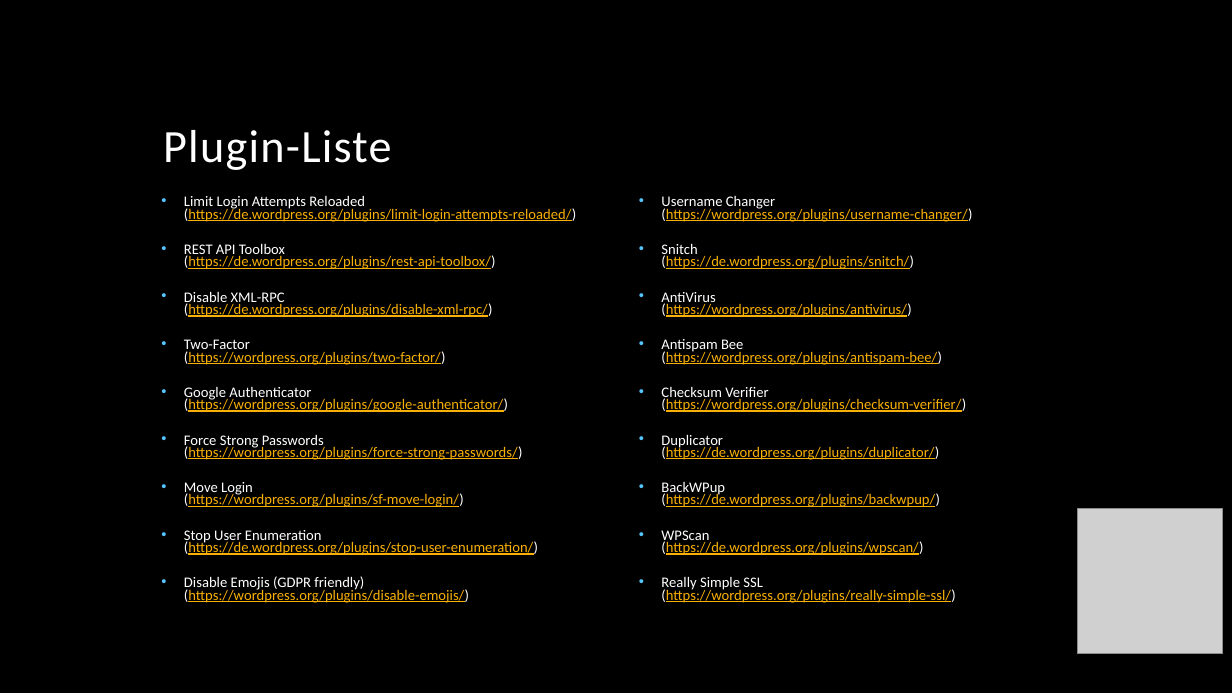
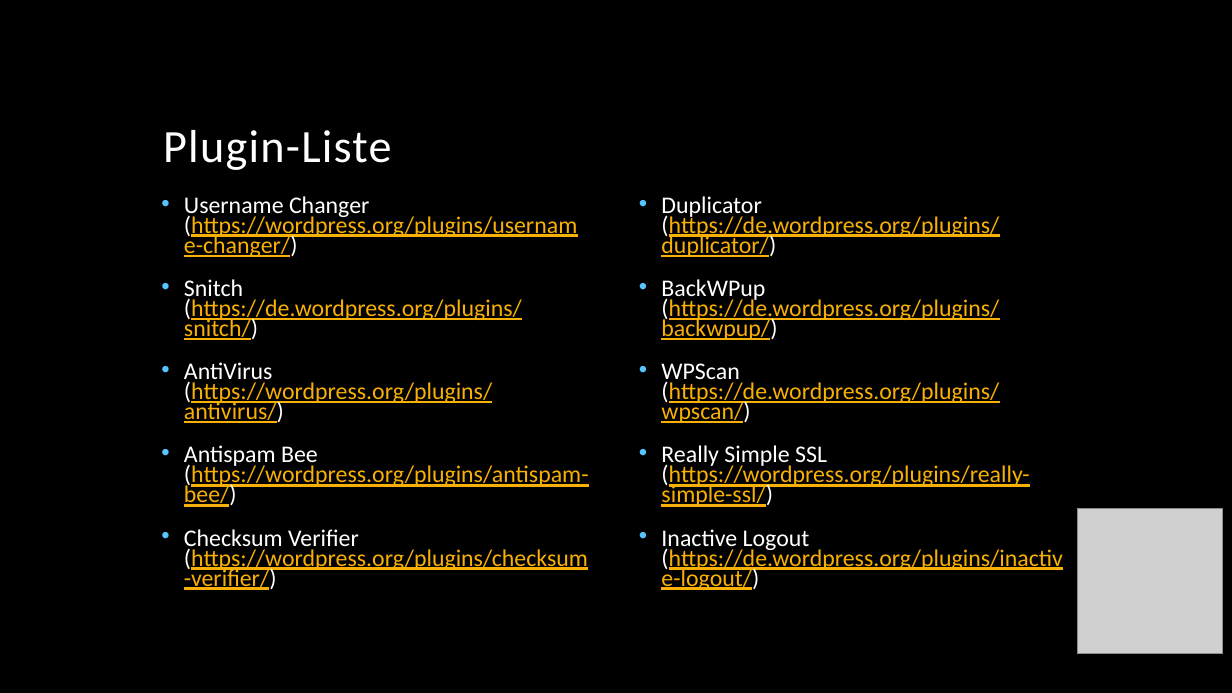
Before and after one commit to fschmittlein/wp-meetup, a slide deck: slide 16 of WPM Nürnberg - WordPress-Sicherheit.pptx (slide 12 before the commit). Drawn at 1232x693 pixels with LibreOffice and Linux fonts; fonts in the diff are those of the drawing; grey boxes stand for pictures; background and template pictures are left out. Boxes give left, top, right and bottom in pixels: in the first picture for what was removed or moved away, otherwise in the second. Text is boxed around its words. In the diff, an @@ line names an element or a change of style, - is before the commit and + after.

Commit message:
Small Update

```diff
--- a/WPM Nürnberg - WordPress-Sicherheit.pptx
+++ b/WPM Nürnberg - WordPress-Sicherheit.pptx
@@ text at [184,196,589,590]: text changed; size 11.4 to 18.6 pt @@
-• Limit Login Attempts Reloaded
-  (https://de.wordpress.org/plugins/limit-login-attempts-reloaded/)
-• REST API Toolbox
-  (https://de.wordpress.org/plugins/rest-api-toolbox/)
-• Disable XML-RPC
-  (https://de.wordpress.org/plugins/disable-xml-rpc/)
-• Two-Factor
-  (https://wordpress.org/plugins/two-factor/)
-• Google Authenticator
-  (https://wordpress.org/plugins/google-authenticator/)
-• Force Strong Passwords
-  (https://wordpress.org/plugins/force-strong-passwords/)
-• Move Login
-  (https://wordpress.org/plugins/sf-move-login/)
-• Stop User Enumeration
-  (https://de.wordpress.org/plugins/stop-user-enumeration/)
-• Disable Emojis (GDPR friendly)
-  (https://wordpress.org/plugins/disable-emojis/)
+• Username Changer
+  (https://wordpress.org/plugins/username-changer/)
+• Snitch
+  (https://de.wordpress.org/plugins/snitch/)
+• AntiVirus
+  (https://wordpress.org/plugins/antivirus/)
+• Antispam Bee
+  (https://wordpress.org/plugins/antispam-bee/)
+• Checksum Verifier
+  (https://wordpress.org/plugins/checksum-verifier/)
@@ text at [661,196,972,412]: paragraphs removed @@
-• Username Changer
-  (https://wordpress.org/plugins/username-changer/)
-• Snitch
-  (https://de.wordpress.org/plugins/snitch/)
-• AntiVirus
-  (https://wordpress.org/plugins/antivirus/)
-• Antispam Bee
-  (https://wordpress.org/plugins/antispam-bee/)
-• Checksum Verifier
-  (https://wordpress.org/plugins/checksum-verifier/)
@@ text at [661,196,1029,507]: size 11.4 to 18.6 pt in "Duplicator (https://de.wordpress.org/plugins/duplicator/)", "BackWPup (https://de.wordpress.org/plugins/backwpup/)", "WPScan (https://de.wordpress.org/plugins/wpscan/)", "Really Simple SSL (https://wordpress.org/plugins/really-simp ..." @@
@@ text at [661,529,1062,590]: paragraph added @@
+• Inactive Logout
+  (https://de.wordpress.org/plugins/inactive-logout/)
```
Also in this commit, not shown: 2 other slides changed, 4 slides added.
